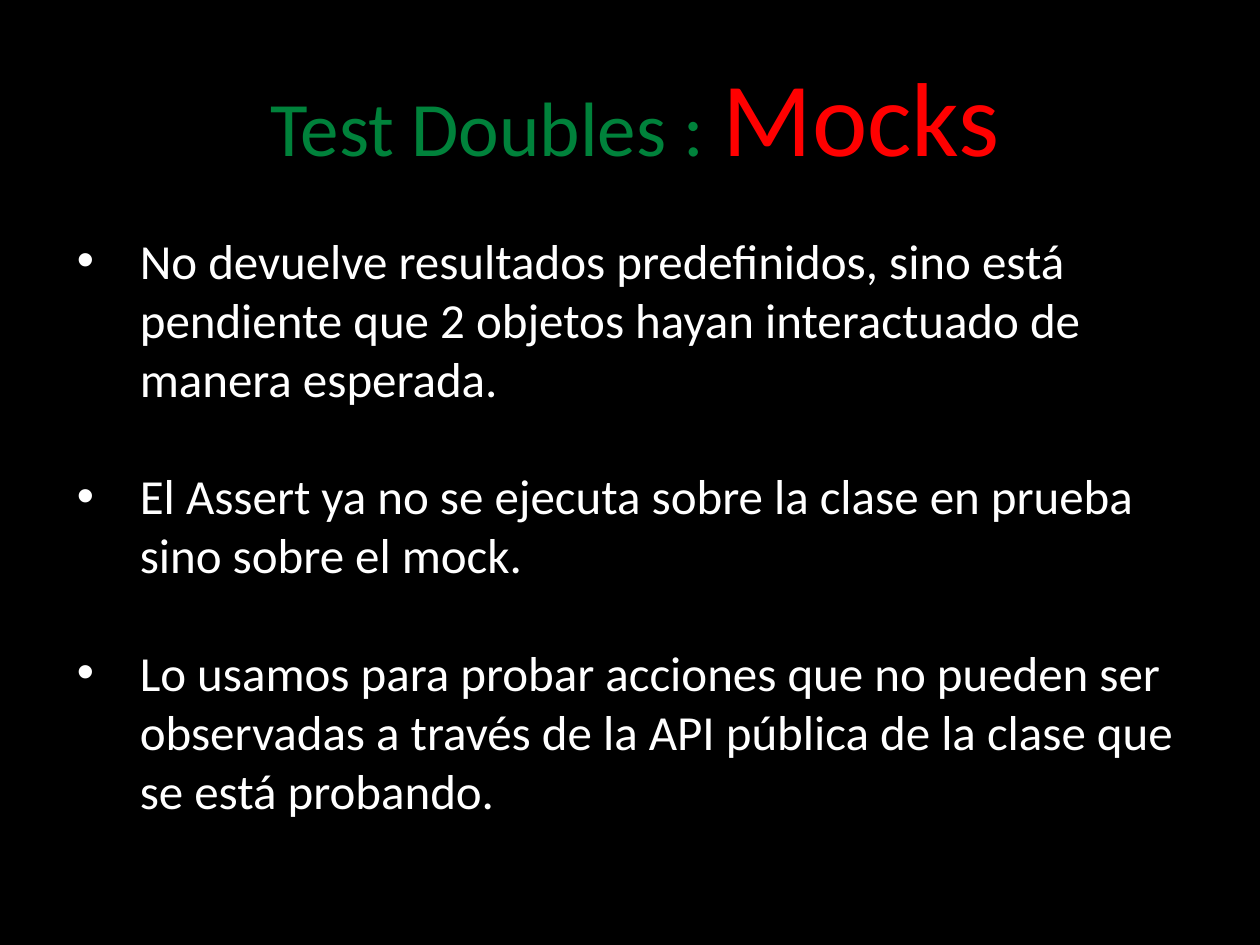
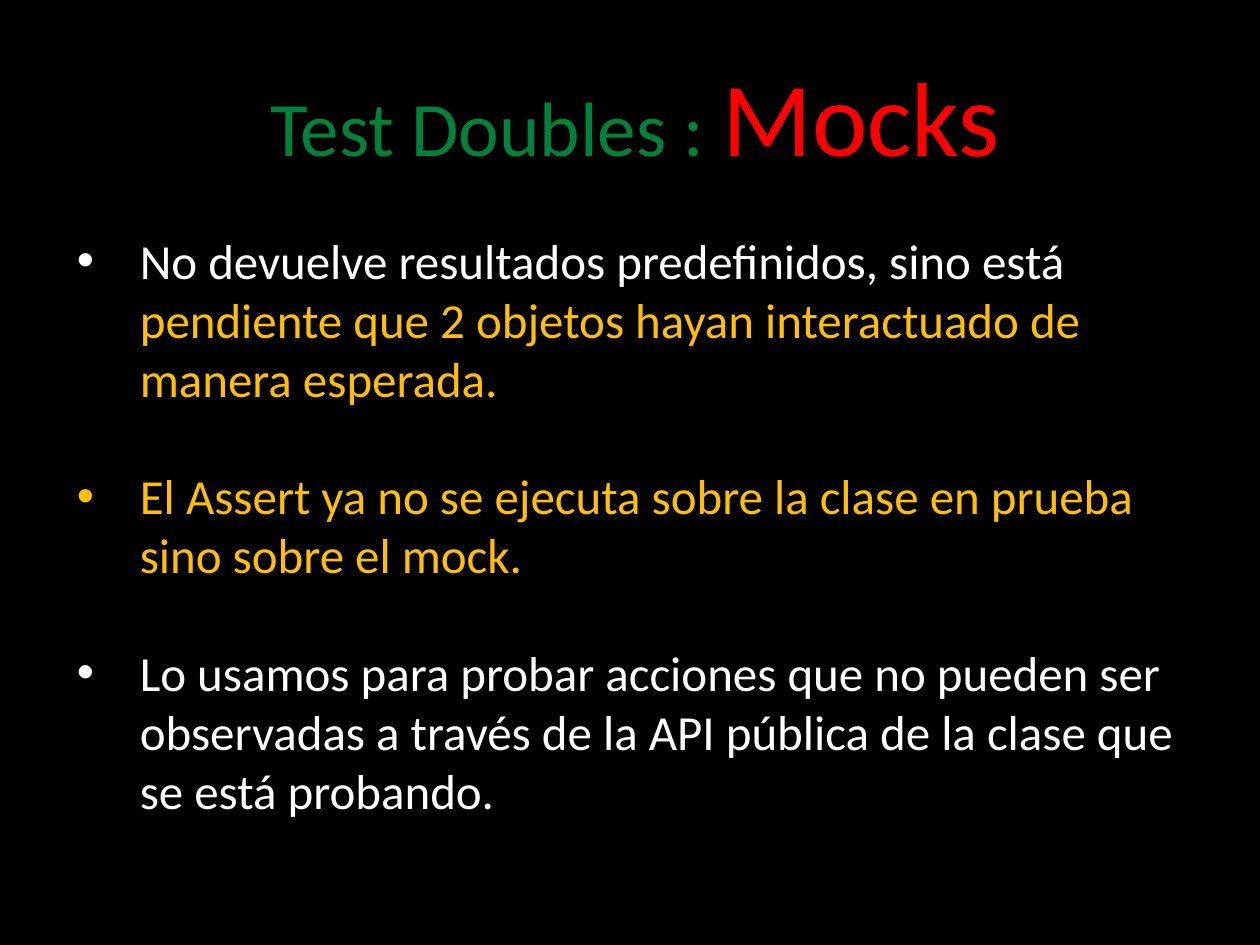
Before and after one commit to angelnunezsalazar/Test-Automation-Java, a slide deck: slide 23 of Diapositivas/2. Test Doubles.pptx. Drawn at 1260x945 pixels with LibreOffice and Linux fonts; fonts in the diff are those of the drawing; background and template pictures are left out. Boxes give left, top, right and bottom in pixels: in the first picture for what was removed or moved away, otherwise in the second. Text is boxed around its words. In the diff, an @@ line names an element or a change of style, - is before the commit and + after.

```diff
--- a/Diapositivas/2. Test Doubles.pptx
+++ b/Diapositivas/2. Test Doubles.pptx
@@ text at [140,245,1133,574]: text colour #FFFFFF to #FFC000 in "pendiente que 2 objetos hayan interactuado de ...", "El Assert ya no se ejecuta sobre ..." @@
```
Also in this commit, not shown: 5 other slides changed, 21 other files.
